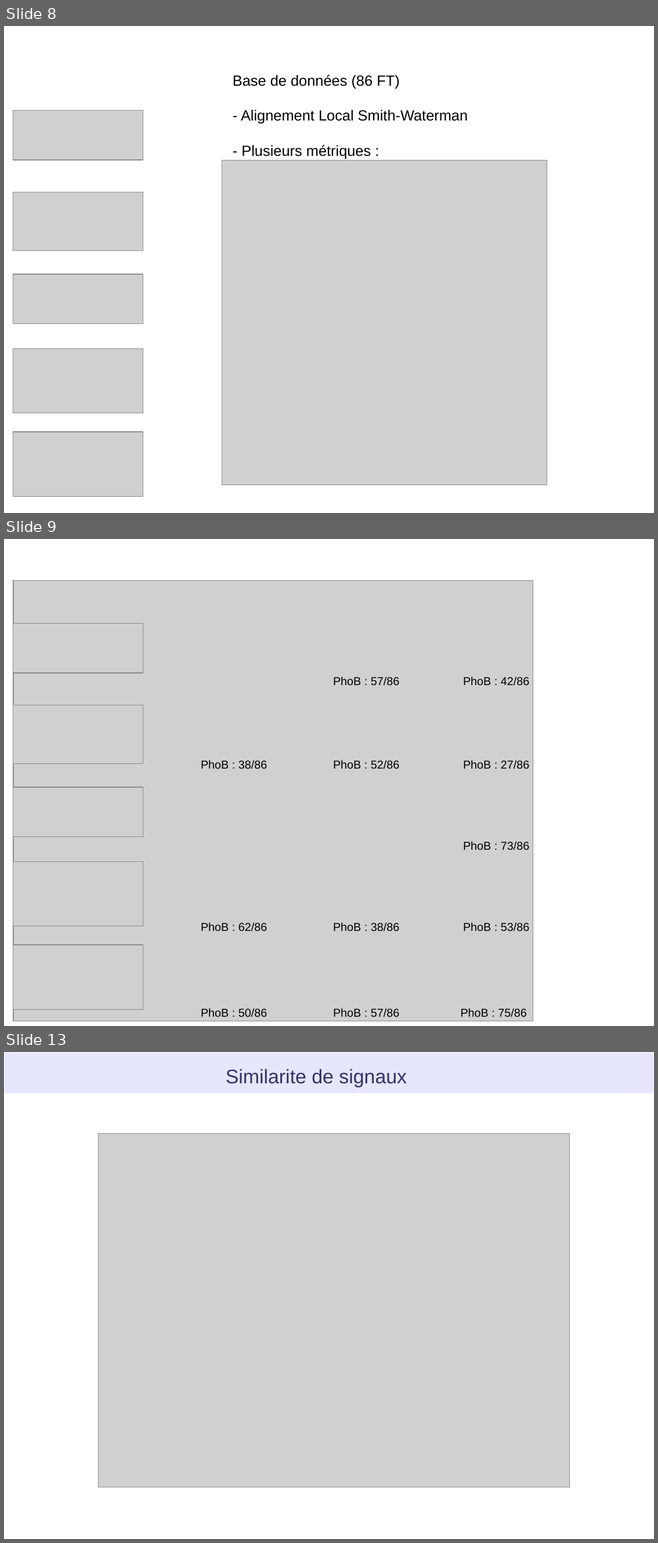
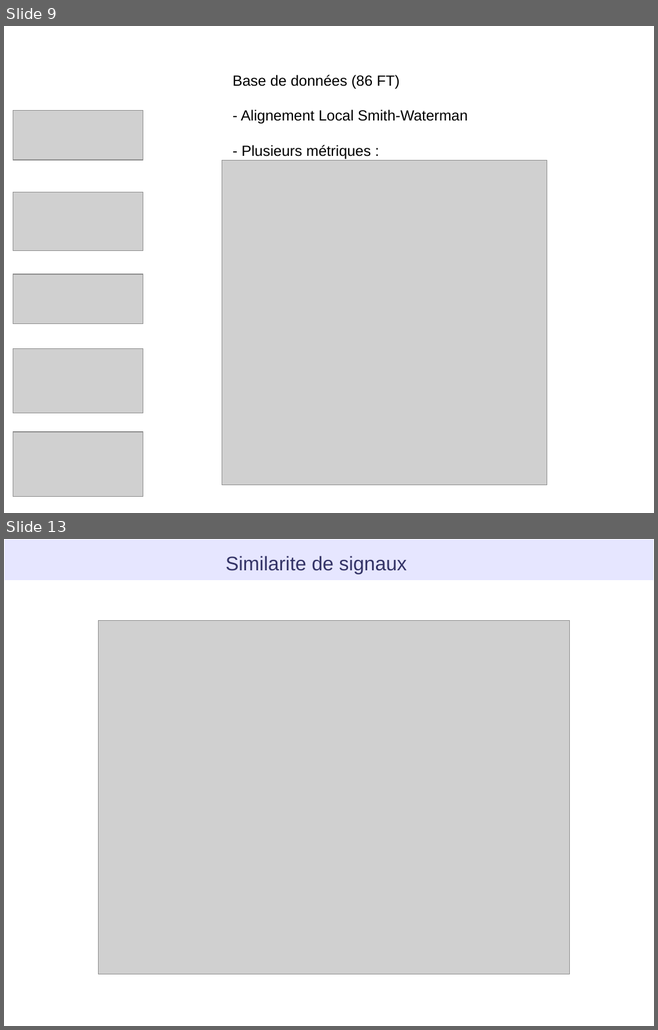
Before and after one commit to NikaAb/Projet-REGULON-GNOM, a slide deck: Presentation/Projet_Regulon_presentation [Repaired].odp. Shown one above the other, each under a label of ours: slides 8, 9 and 13 before the commit, slides 9 and 13 after it; the slides between them are not shown. The pictures are 658x1543 and 658x1030 pixels, drawn with LibreOffice and Linux fonts; fonts in the diff are those of the drawing; grey boxes stand for pictures. Boxes give left, top, right and bottom in pixels: in the first picture for what was removed or moved away, otherwise in the second. Text is boxed around its words. In the diff, an @@ line names an element or a change of style, - is before the commit and + after.

```diff
--- a/Presentation/Projet_Regulon_presentation [Repaired].odp
+++ b/Presentation/Projet_Regulon_presentation [Repaired].odp
@@ slide 9 removed at [4,539,654,1026], background #FFFFFF @@
@@ picture removed at [13,581,533,1022] @@
@@ picture removed at [13,623,143,673] @@
@@ text removed at [333,676,399,686] @@
-PhoB : 57/86
@@ text removed at [463,676,529,686] @@
-PhoB : 42/86
@@ picture removed at [13,705,143,764] @@
@@ text removed at [201,760,267,769] @@
-PhoB : 38/86
@@ text removed at [333,760,399,769] @@
-PhoB : 52/86
@@ text removed at [463,760,529,769] @@
-PhoB : 27/86
@@ picture removed at [13,787,143,837] @@
@@ text removed at [463,841,529,850] @@
-PhoB : 73/86
@@ picture removed at [13,862,143,927] @@
@@ text removed at [201,922,267,932] @@
-PhoB : 62/86
@@ text removed at [333,922,399,932] @@
-PhoB : 38/86
@@ text removed at [463,922,529,932] @@
-PhoB : 53/86
@@ picture removed at [13,945,143,1010] @@
@@ text removed at [201,1008,267,1017] @@
-PhoB : 50/86
@@ text removed at [333,1008,399,1017] @@
-PhoB : 57/86
@@ text removed at [460,1008,526,1017] @@
-PhoB : 75/86
@@ what was slide 8 is now slide 9 @@
```
Also in this commit, not shown: 8 slides changed, 1 slide added, 2 other files.
